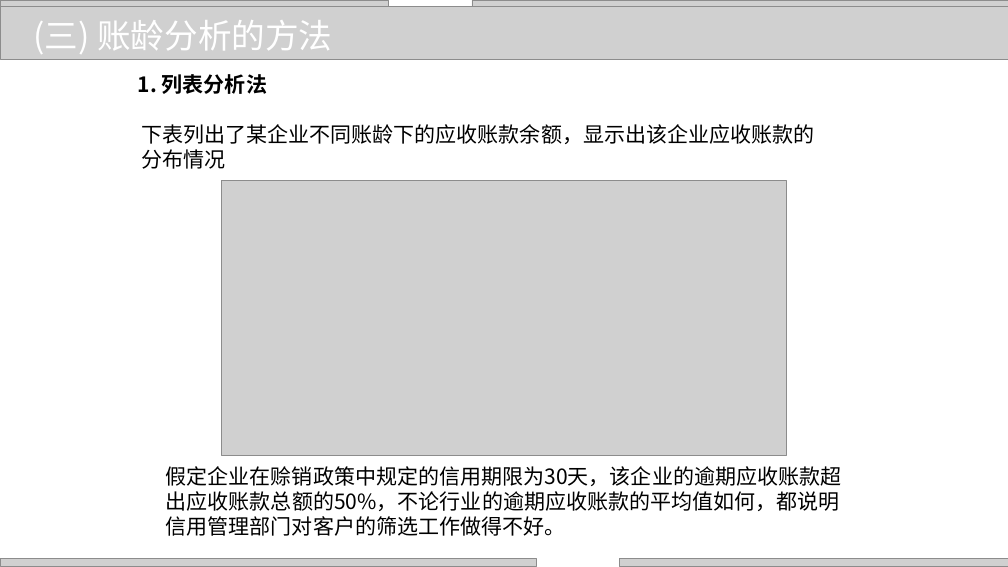
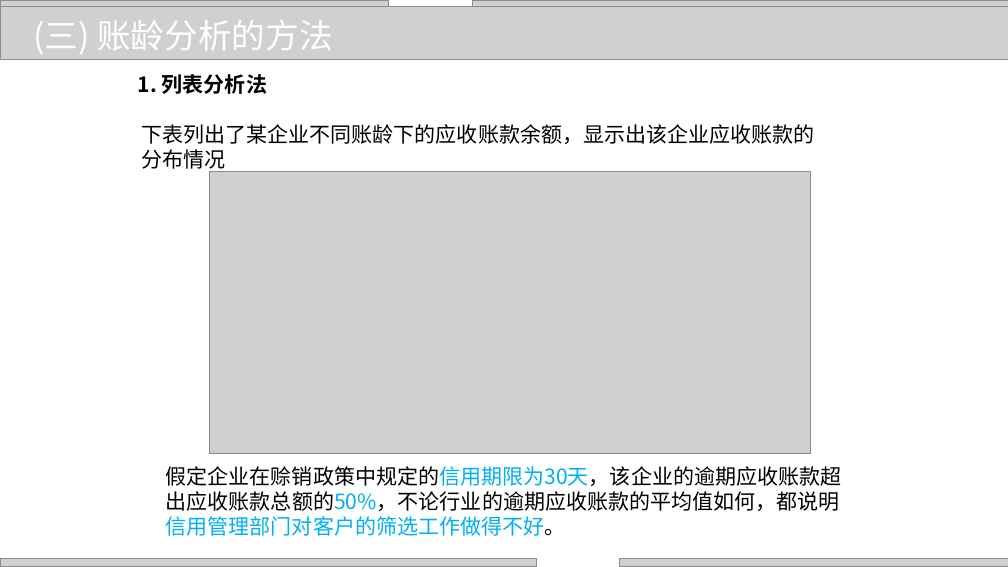
Before and after one commit to zhangjianzhang/internet_credit, a slide deck: slide 16 of files/slides/lecture_11.pptx. Drawn at 1008x567 pixels with LibreOffice and Linux fonts; fonts in the diff are those of the drawing; grey boxes stand for pictures; background and template pictures are left out. Boxes give left, top, right and bottom in pixels: in the first picture for what was removed or moved away, otherwise in the second. Text is boxed around its words. In the diff, an @@ line names an element or a change of style, - is before the commit and + after.

```diff
--- a/files/slides/lecture_11.pptx
+++ b/files/slides/lecture_11.pptx
@@ picture at box(209, 172, 811, 454): rotation 270 to 0 degrees @@
@@ text "假定企业在赊销政策中规定的信用期限为30天，该企业的逾期应收账款超出应收账款总额的50%，不论行业的逾期应收账款的平均值 ..." at box(166, 466, 842, 536): text colour #000000 to #00B0F0 in "假定企业在赊销政策中规定的信用期限为30天，该企业的逾期应收账款超出应收账款总额的50%，不论行业的逾期应收账款的平均值 ..." @@
```
Also in this commit, not shown: 23 other slides changed, 5 other files.
